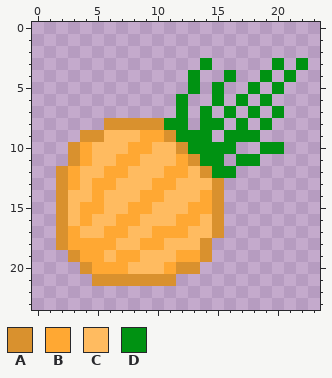
A pixel-art sprite gets an edit: src/img/items/onion.png. Above, as it was before the edit.
The file is 24x24 pixels.
Palette (. is transparent): A #d9912e  B #ffa833  C #ffbb60  D #009212
Pixels before, first column x 2:
 3 ............D.....D.D
 4 ...........D..D..D.D.
 5 ...........D.D..D.D..
 6 ..........D..D.D.D...
 7 ..........D.D.D.D.D..
 8 ....AAAAADD.DD.D.D...
 9 ..AACCCBBADDD.DDD....
10 .ABCCCBBCCADDDD..DD..
11 .ABCCBBCCCBADD.DD....
12 ABCCBBCCCBBCADD......
13 ABCBBCCCBBCCCA.......
14 ACCBCCCBBCCCBA.......
15 ACBBCCBBCCCBBA.......
16 ACBCCBBCCCBBCA.......
17 ABCCBBCCBBBCCA.......
18 ABBBBCCBBCCCA........
19 .ABBCBBCCCBBA........
20 ..ABBBCCCBAA.........
21 ...AAAAAAA...........
Now the later version:
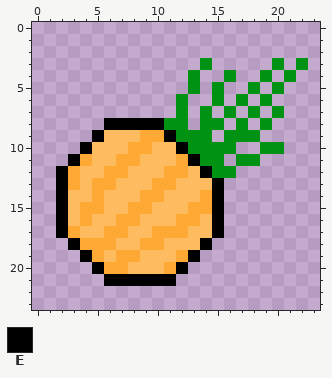
Colours new in this view: E #000000
Diff:
{"y":8,"x":6,"old":"AAAAA","new":"EEEEE"}
{"y":9,"x":4,"old":"AA","new":".E"}
{"y":9,"x":11,"old":"A","new":"E"}
{"y":10,"x":3,"old":"AB","new":".E"}
{"y":10,"x":12,"old":"A","new":"E"}
{"y":11,"x":3,"old":"A","new":"E"}
{"y":11,"x":13,"old":"A","new":"E"}
{"y":12,"x":2,"old":"A","new":"E"}
{"y":12,"x":14,"old":"A","new":"E"}
{"y":13,"x":2,"old":"A","new":"E"}
{"y":13,"x":15,"old":"A","new":"E"}
{"y":14,"x":2,"old":"A","new":"E"}
{"y":14,"x":15,"old":"A","new":"E"}
{"y":15,"x":2,"old":"A","new":"E"}
{"y":15,"x":15,"old":"A","new":"E"}
{"y":16,"x":2,"old":"A","new":"E"}
{"y":16,"x":15,"old":"A","new":"E"}
{"y":17,"x":2,"old":"A","new":"E"}
{"y":17,"x":15,"old":"A","new":"E"}
{"y":18,"x":2,"old":"AB","new":".E"}
{"y":18,"x":14,"old":"A","new":"E"}
{"y":19,"x":3,"old":"AB","new":".E"}
{"y":19,"x":13,"old":"BA","new":"E."}
{"y":20,"x":4,"old":"AB","new":".E"}
{"y":20,"x":12,"old":"AA","new":"E."}
{"y":21,"x":5,"old":"AAAAAAA","new":".EEEEEE"}
{"label":"changed","picture_box":[56,118,224,286]}
